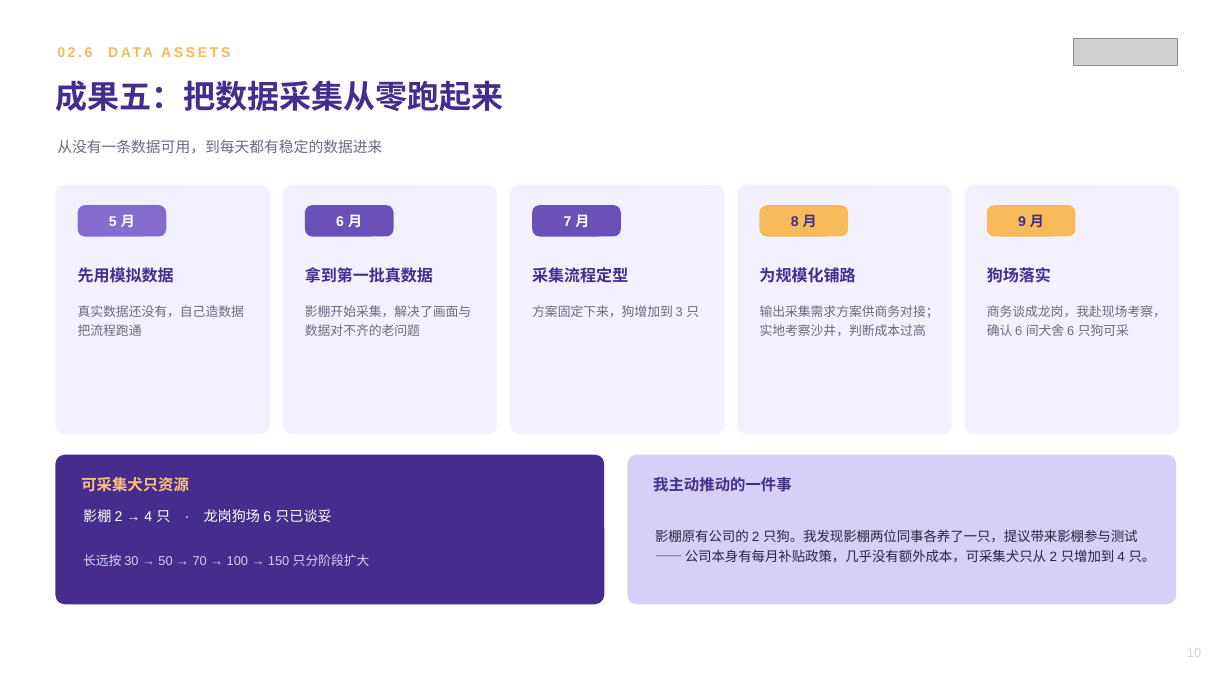
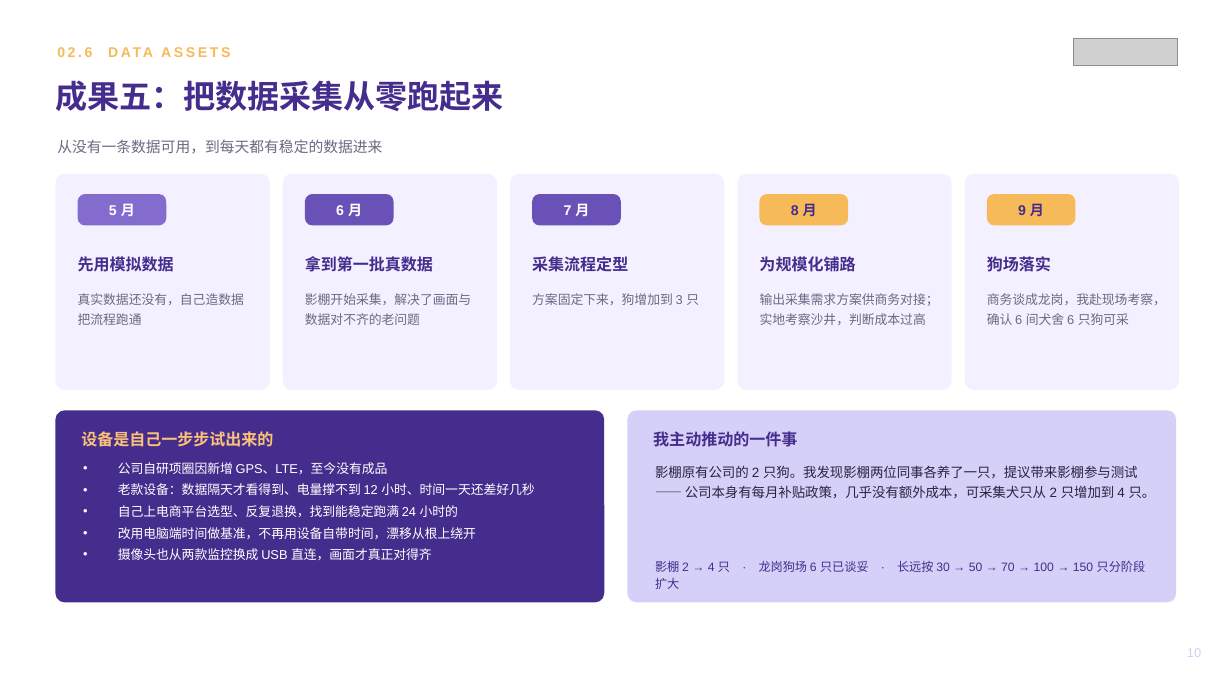
Before and after one commit to zhuyetuo/workplace_soft_skills, a slide deck: slide 10 of 转正述职/转正述职报告-Toky.pptx. Drawn at 1232x693 pixels with LibreOffice and Linux fonts; fonts in the diff are those of the drawing; grey boxes stand for pictures. Boxes give left, top, right and bottom in pixels: in the first picture for what was removed or moved away, otherwise in the second. Text is boxed around its words. In the diff, an @@ line names an element or a change of style, - is before the commit and + after.

```diff
--- a/转正述职/转正述职报告-Toky.pptx
+++ b/转正述职/转正述职报告-Toky.pptx
@@ rounded rectangle: place and size @@
-rounded rectangle at box(55, 185, 270, 434)
+rounded rectangle at box(55, 174, 270, 390)
@@ rounded rectangle: place and size @@
-rounded rectangle at box(283, 185, 497, 434)
+rounded rectangle at box(283, 174, 497, 390)
@@ rounded rectangle: place and size @@
-rounded rectangle at box(510, 185, 725, 434)
+rounded rectangle at box(510, 174, 725, 390)
@@ rounded rectangle: place and size @@
-rounded rectangle at box(738, 185, 952, 434)
+rounded rectangle at box(738, 174, 952, 390)
@@ rounded rectangle: place and size @@
-rounded rectangle at box(965, 185, 1179, 434)
+rounded rectangle at box(965, 174, 1179, 390)
@@ 15 texts, 5 rounded rectangles: place and size @@
-15 texts, 5 rounded rectangles at box(78, 205, 1166, 336)
+15 texts, 5 rounded rectangles at box(78, 194, 1166, 325)
@@ rounded rectangle: place and size @@
-rounded rectangle at box(55, 455, 604, 604)
+rounded rectangle at box(55, 410, 604, 603)
@@ rounded rectangle at box(55, 410, 604, 603): proportions changed @@
@@ rounded rectangle at box(628, 410, 1177, 603): proportions changed @@
@@ rounded rectangle: place and size @@
-rounded rectangle at box(628, 455, 1177, 604)
+rounded rectangle at box(628, 410, 1177, 603)
@@ text at box(81, 431, 273, 447): text changed; size 12 to 12.5 pt @@
-可采集犬只资源
+设备是自己一步步试出来的
@@ text "我主动推动的一件事": place and size @@
-text "我主动推动的一件事" at box(653, 477, 791, 492)
+text "我主动推动的一件事" at box(653, 431, 797, 447)
@@ text "我主动推动的一件事" at box(653, 431, 797, 447): size 12 to 12.5 pt @@
@@ text at box(118, 462, 535, 560): text changed; size 11 to 10 pt @@
-影棚 2 → 4 只 · 龙岗狗场 6 只已谈妥
+• 公司自研项圈因新增 GPS、LTE，至今没有成品
+• 老款设备：数据隔天才看得到、电量撑不到 12 小时、时间一天还差好几秒
+• 自己上电商平台选型、反复退换，找到能稳定跑满 24 小时的
+• 改用电脑端时间做基准，不再用设备自带时间，漂移从根上绕开
+• 摄像头也从两款监控换成 USB 直连，画面才真正对得齐
@@ text "影棚原有公司的 2 只狗。我发现影棚两位同事各养了一只，提议带来影棚参与测试 —— 公司本身有每月补贴政策，几乎没有额外 ...": place and size @@
-text "影棚原有公司的 2 只狗。我发现影棚两位同事各养了一只，提议带来影棚参与测试 —— 公司本身有每月补贴政策，几乎没有额外 ..." at box(655, 529, 1156, 562)
+text "影棚原有公司的 2 只狗。我发现影棚两位同事各养了一只，提议带来影棚参与测试 —— 公司本身有每月补贴政策，几乎没有额外 ..." at box(655, 465, 1156, 498)
@@ vertical alignment middle to top in 3 elements at box(655, 465, 1156, 498), box(118, 462, 535, 560), box(655, 561, 1146, 589) @@
@@ text at box(655, 561, 1146, 589): text changed; size 10 to 9.5 pt; text colour #D5D0F7 to #452D8D @@
-长远按 30 → 50 → 70 → 100 → 150 只分阶段扩大
+影棚 2 → 4 只 · 龙岗狗场 6 只已谈妥 · 长远按 30 → 50 → 70 → 100 → 150 只分阶段扩大
```
Also in this commit, not shown: 1 other file.
